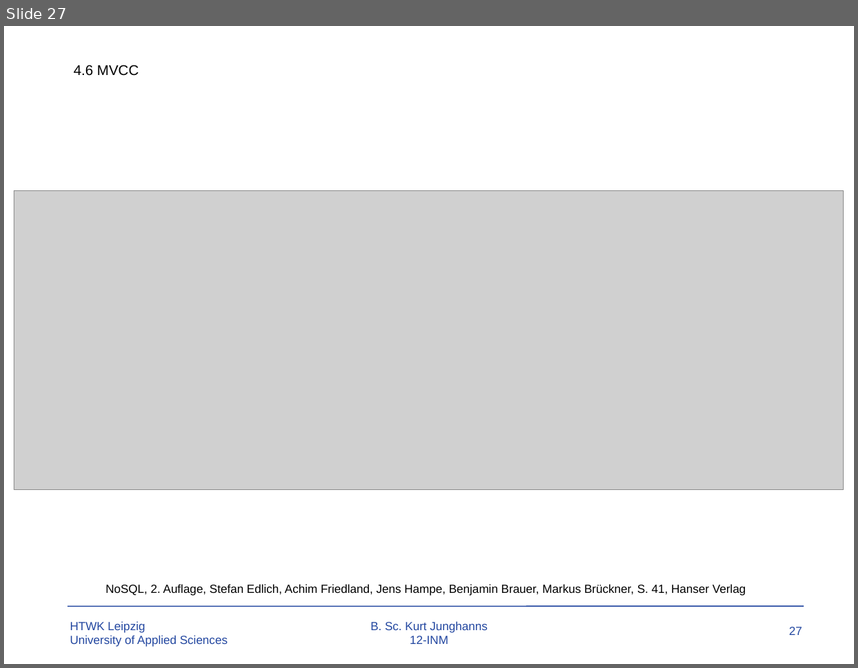
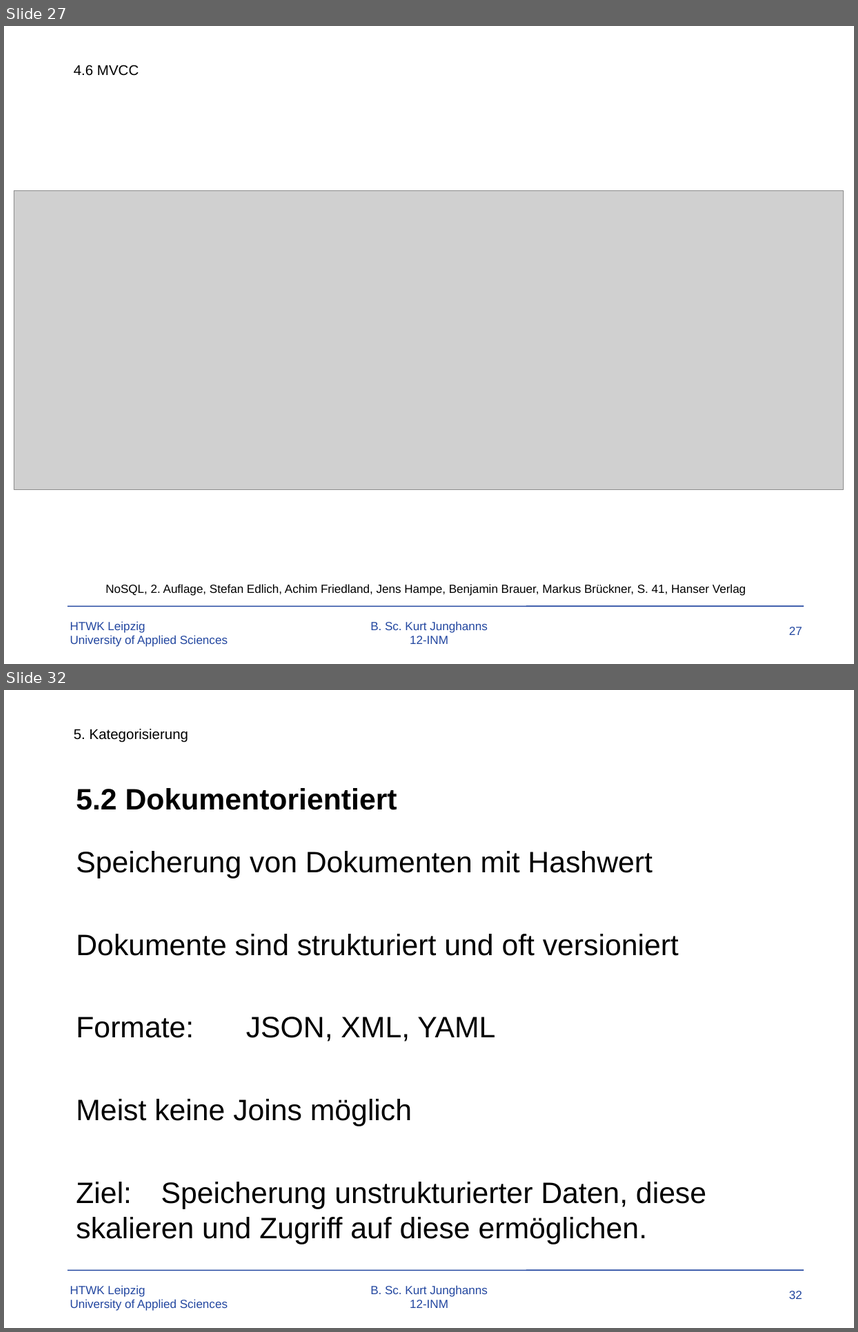
Before and after one commit to TBoonX/OS-Datenbanken, a slide deck: Praesentation.pptx. Shown one above the other, each under a label of ours: slide 27 before the commit, slides 27 and 32 after it; the slides between them are not shown. The pictures are 858x668 and 858x1332 pixels, drawn with LibreOffice and Linux fonts; fonts in the diff are those of the drawing; grey boxes stand for pictures; background and template pictures are left out. Boxes give left, top, right and bottom in pixels: in the first picture for what was removed or moved away, otherwise in the second. Text is boxed around its words. In the diff, an @@ line names an element or a change of style, - is before the commit and + after.

```diff
--- a/Praesentation.pptx
+++ b/Praesentation.pptx
@@ slide 32 added at [4, 690, 854, 1328], background #FFFFFF; not listed: 4 template elements that a slide beside it also shows @@
@@ text added at [74, 729, 189, 742], 12 pt, text #000000 @@
+5. Kategorisierung
@@ title added at [76, 788, 397, 810], 25 pt, text #000000, bold @@
+5.2 Dokumentorientiert
@@ text added at [76, 851, 706, 1244], 25 pt, text #000000 @@
+Speicherung von Dokumenten mit Hashwert
+Dokumente sind strukturiert und oft versioniert
+Formate: JSON, XML, YAML
+Meist keine Joins möglich
+Ziel: Speicherung unstrukturierter Daten, diese skalieren und Zugriff auf diese ermöglichen.
```
Also in this commit, not shown: 6 slides changed, 5 other slides added.
